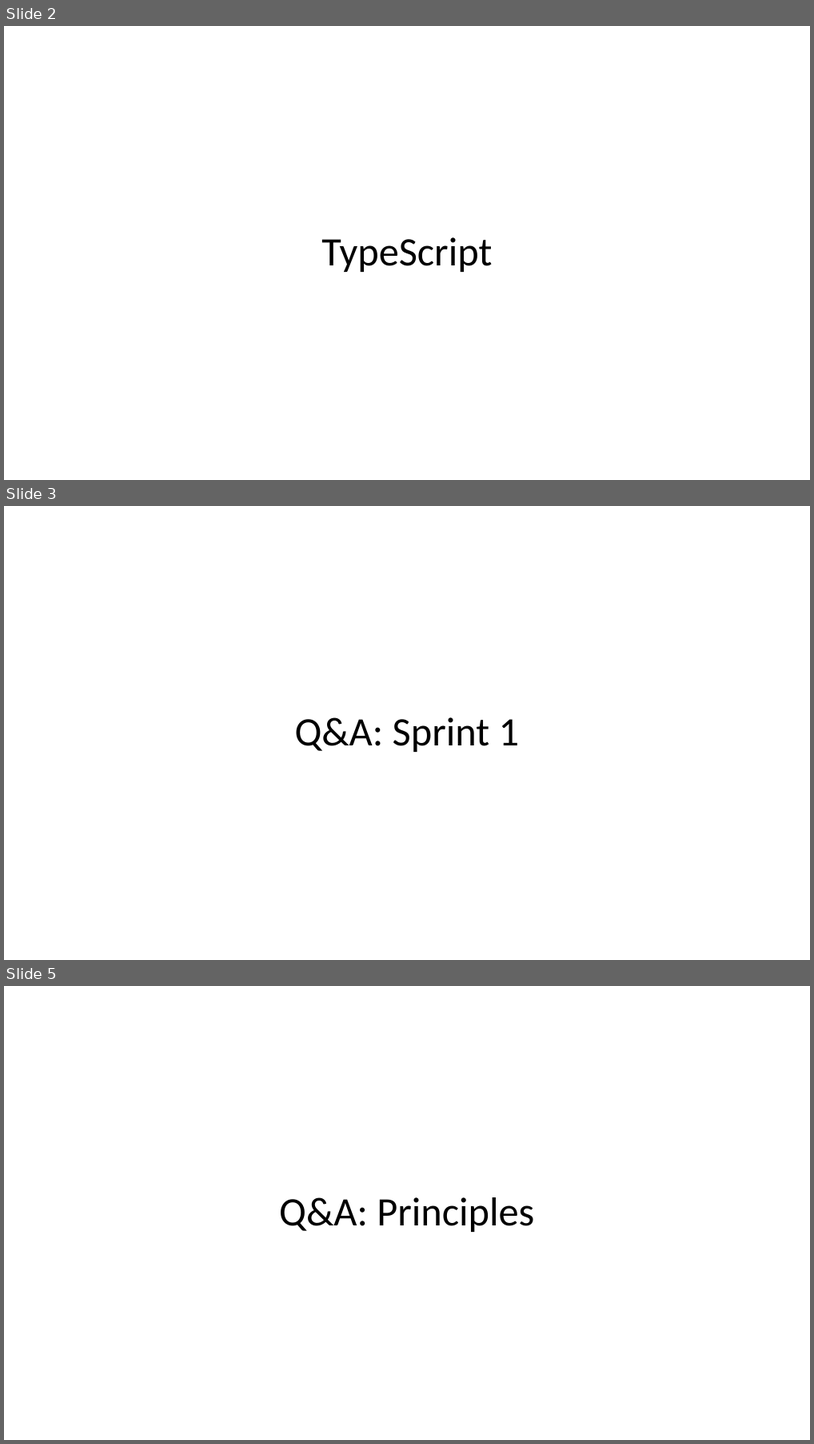
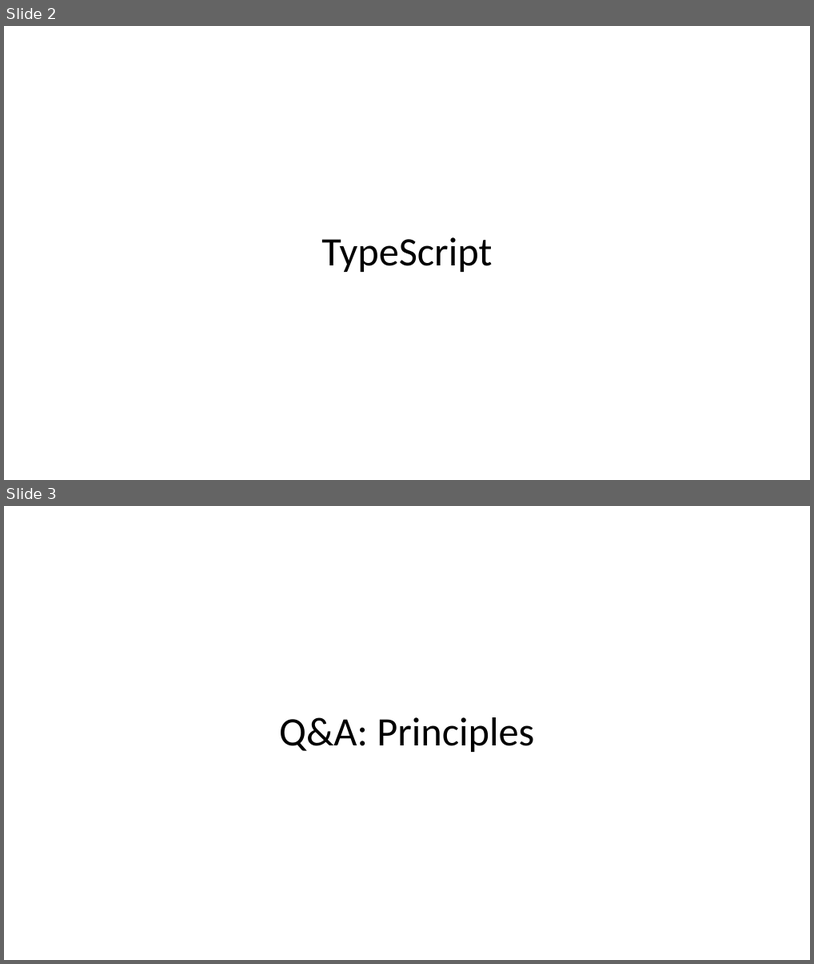
Before and after one commit to jamesbaptiste1/cpsc-24500-2019-01-spring-001, a slide deck: lecture-presentations/2019-01-29.pptx. Shown one above the other, each under a label of ours: slides 2, 3 and 5 before the commit, slides 2 and 3 after it; the slides between them are not shown. The pictures are 814x1444 and 814x964 pixels, drawn with LibreOffice and Linux fonts; fonts in the diff are those of the drawing. Boxes give left, top, right and bottom in pixels: in the first picture for what was removed or moved away, otherwise in the second. Text is boxed around its words. In the diff, an @@ line names an element or a change of style, - is before the commit and + after.

```diff
--- a/lecture-presentations/2019-01-29.pptx
+++ b/lecture-presentations/2019-01-29.pptx
@@ slide 3 removed at box(4, 506, 810, 960), background #FFFFFF @@
@@ title removed at box(295, 717, 519, 752) @@
-Q&A: Sprint 1
@@ what was slide 5 is now slide 3 @@
```
Also in this commit, not shown: 1 slide changed, 3 slides added, 1 other slide removed, 2 other files.
